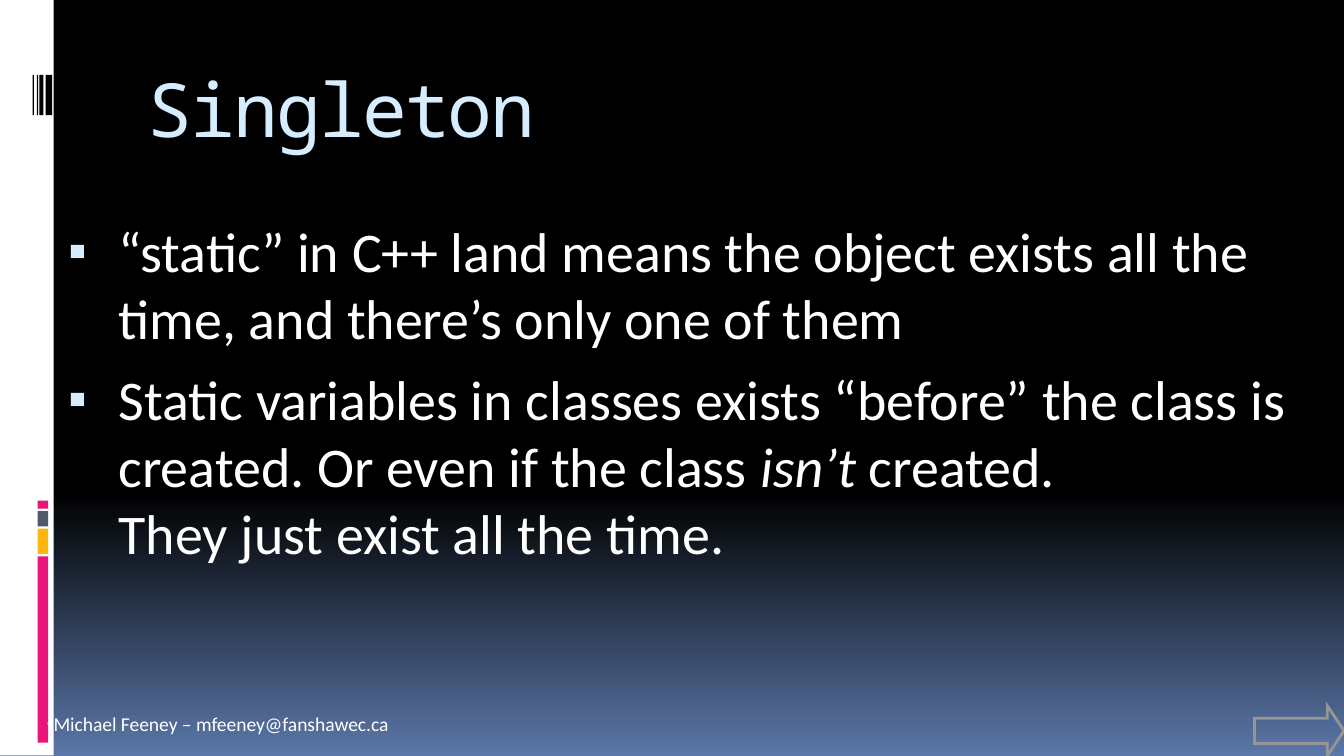
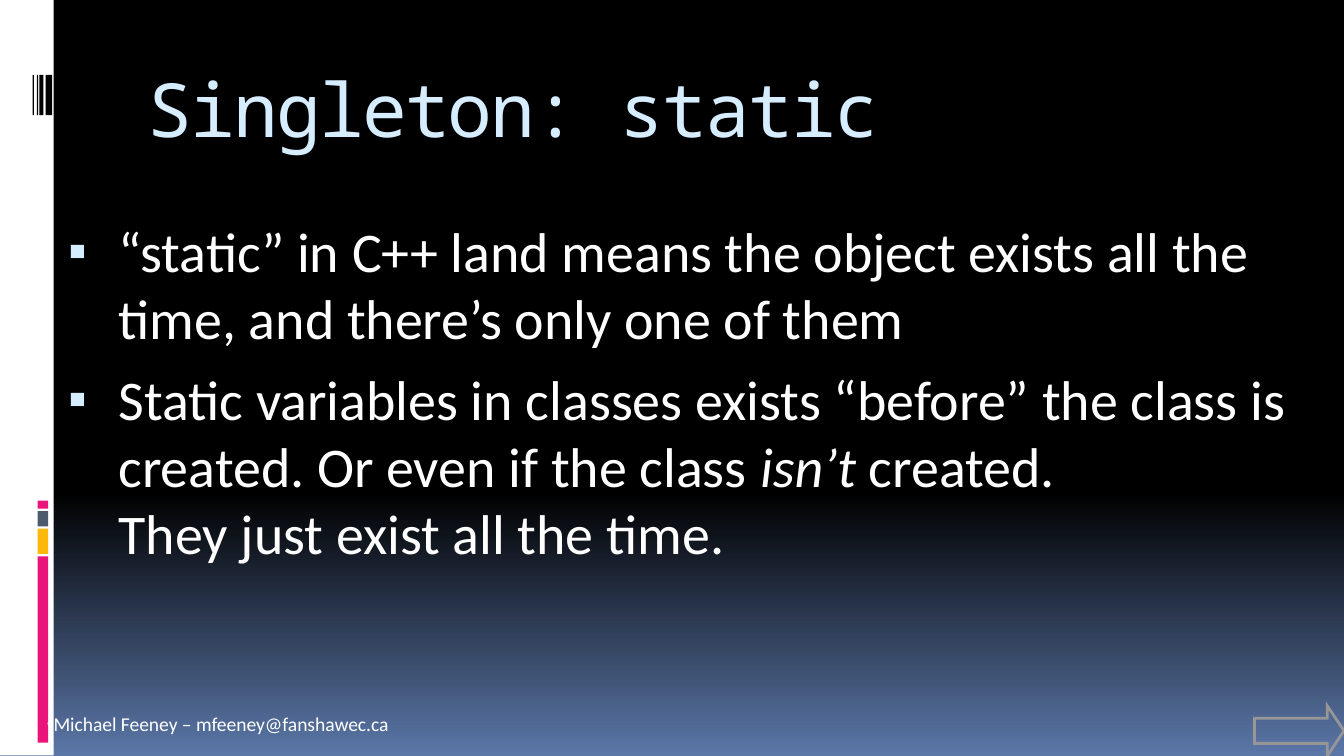
Before and after one commit to FeeneyCodes/GDP202425, a slide deck: slide 5 of 6044_FramPat/D2D/INFO_6044_Patterns (live document).pptx. Drawn at 1344x756 pixels with LibreOffice and Linux fonts; fonts in the diff are those of the drawing. Boxes give left, top, right and bottom in pixels: in the first picture for what was removed or moved away, otherwise in the second. Text is boxed around its words. In the diff, an @@ line names an element or a change of style, - is before the commit and + after.

```diff
--- a/6044_FramPat/D2D/INFO_6044_Patterns (live document).pptx
+++ b/6044_FramPat/D2D/INFO_6044_Patterns (live document).pptx
@@ title at (x1=148, y1=80, x2=879, y2=156): text changed @@
-Singleton
+Singleton: static
```
Also in this commit, not shown: 2 other slides changed, 4 slides added, 20 other files.
